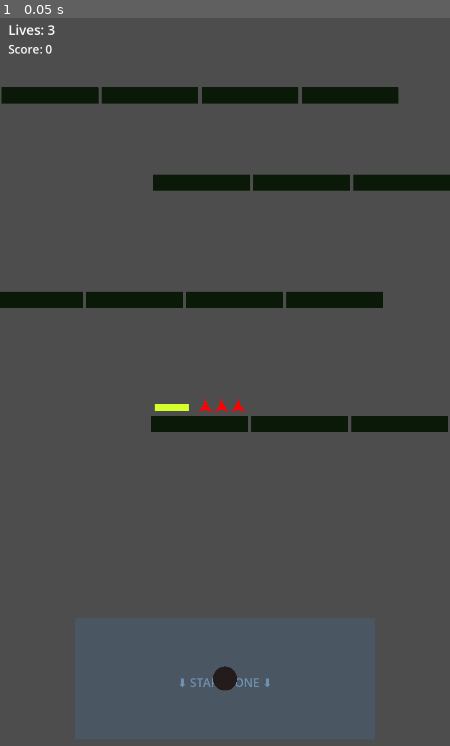
Above: before the commit, frame 1.
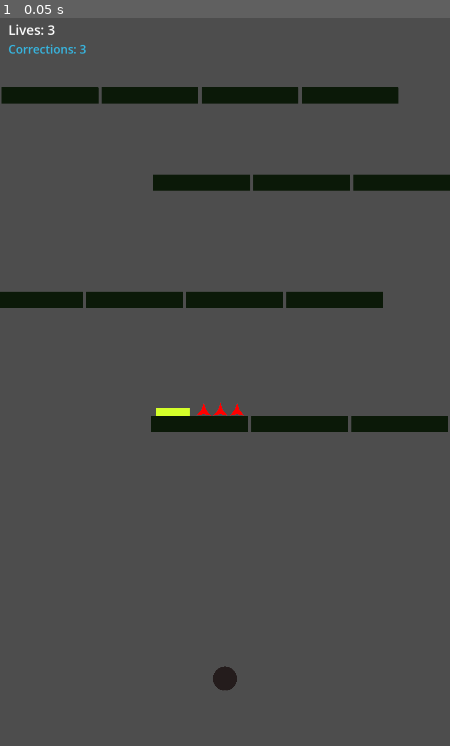
Above: after the commit, the same moment.

Repository: Skifchara/drag-break
Game: Godot game, scene res://level_loader.tscn
Two runs of this game, one before a commit and one after it. Both use one fixed random seed, a clock stepped at 60 frames per second and the inputs below.
Inputs:
- Up to frame 1 (0.05 s): no input

The runs differ from the first frame. In frame 1, 0.4% of the frame differs, in the area x 1-61%, y 3-93%.

Commit message:
modified:   level_data/level_test1.tscn 	modified:   scr/balls_scr/ball_basic.gd 	modified:   scr/game_manager.gd 	modified:   scr/gameplay_ui.gd 	new file:   scr/level_config.gd     new file:   scr/level_config.gd.uid 	modified:   ui_folder/GameplayUI.tscn

Diff:
--- a/level_data/level_test1.tscn
+++ b/level_data/level_test1.tscn
@@ -4,8 +4,9 @@
 [ext_resource type="PackedScene" uid="uid://dn2eklr5bvqxr" path="res://item_data/shoot_start_area.tscn" id="2_3i3q6"]
 [ext_resource type="PackedScene" uid="uid://bo4i6ylu02dor" path="res://item_data/block_basic.tscn" id="3_1a2j4"]
 [ext_resource type="PackedScene" uid="uid://xav8wv34djqc" path="res://item_data/block_jumppad.tscn" id="4_en6v0"]
-[ext_resource type="PackedScene" uid="uid://cy2bhiqggvw2w" path="res://item_data/block_spike.tscn" id="6_3qp52"]
+[ext_resource type="PackedScene" uid="uid://cy2bhiqggvw2w" path="res://item_data/block_spike.tscn" id="5_i7v8c"]
 [ext_resource type="PackedScene" uid="uid://b5t57at2tkiky" path="res://ui_folder/GameplayUI.tscn" id="6_jm3y7"]
+[ext_resource type="Script" uid="uid://b6thgikk6f2uy" path="res://scr/level_config.gd" id="7_4g1m6"]
 
 [sub_resource type="RectangleShape2D" id="RectangleShape2D_yl2qk"]
 size = Vector2(1080, 32)
@@ -13,106 +14,101 @@
 [sub_resource type="RectangleShape2D" id="RectangleShape2D_daqnw"]
 size = Vector2(32, 1920)
 
-[node name="LevelTest1" type="Node2D" unique_id=2055170783]
+[node name="LevelTest1" type="Node2D" unique_id=2117070036]
 
-[node name="WallTop" type="StaticBody2D" parent="." unique_id=35808295]
+[node name="WallTop" type="StaticBody2D" parent="." unique_id=1482859291]
 position = Vector2(540, -16)
 
-[node name="CollisionShape2D" type="CollisionShape2D" parent="WallTop" unique_id=994068144]
+[node name="CollisionShape2D" type="CollisionShape2D" parent="WallTop" unique_id=1278498234]
 shape = SubResource("RectangleShape2D_yl2qk")
 
-[node name="WallBottom" type="StaticBody2D" parent="." unique_id=1644574940]
+[node name="WallBottom" type="StaticBody2D" parent="." unique_id=1561082988]
 position = Vector2(540, 1936)
 
-[node name="CollisionShape2D" type="CollisionShape2D" parent="WallBottom" unique_id=852176754]
+[node name="CollisionShape2D" type="CollisionShape2D" parent="WallBottom" unique_id=846424898]
 shape = SubResource("RectangleShape2D_yl2qk")
 
-[node name="WallLeft" type="StaticBody2D" parent="." unique_id=2105785552]
+[node name="WallLeft" type="StaticBody2D" parent="." unique_id=2096666178]
 position = Vector2(-16, 960)
 
-[node name="CollisionShape2D" type="CollisionShape2D" parent="WallLeft" unique_id=1528300467]
+[node name="CollisionShape2D" type="CollisionShape2D" parent="WallLeft" unique_id=1458820974]
 shape = SubResource("RectangleShape2D_daqnw")
 
-[node name="WallRight" type="StaticBody2D" parent="." unique_id=1521754199]
+[node name="WallRight" type="StaticBody2D" parent="." unique_id=1801280718]
 position = Vector2(1096, 960)
 
-[node name="CollisionShape2D" type="CollisionShape2D" parent="WallRight" unique_id=169568297]
+[node name="CollisionShape2D" type="CollisionShape2D" parent="WallRight" unique_id=1340437651]
 shape = SubResource("RectangleShape2D_daqnw")
 
-[node name="GameplayUI" parent="." unique_id=26747587 instance=ExtResource("6_jm3y7")]
+[node name="GameplayUI" parent="." unique_id=1675524219 instance=ExtResource("6_jm3y7")]
 
-[node name="ShootStartArea" parent="." unique_id=27385822 instance=ExtResource("2_3i3q6")]
+[node name="LevelConfig" type="Node" parent="." unique_id=640889579]
+script = ExtResource("7_4g1m6")
+
+[node name="ShootStartArea" parent="." unique_id=1870936907 instance=ExtResource("2_3i3q6")]
+visible = false
 position = Vector2(540, 1600)
 
-[node name="Ball" parent="." unique_id=594176367 instance=ExtResource("1_8l5bw")]
+[node name="Ball" parent="." unique_id=696044257 instance=ExtResource("1_8l5bw")]
 position = Vector2(540, 1600)
 
-[node name="Blocks" type="Node2D" parent="." unique_id=1372167584]
+[node name="Blocks" type="Node2D" parent="." unique_id=802203900]
 
-[node name="Block_0_0" parent="Blocks" unique_id=444096598 instance=ExtResource("3_1a2j4")]
+[node name="Block_0_0" parent="Blocks" unique_id=1445615757 instance=ExtResource("3_1a2j4")]
 position = Vector2(120, 200)
 
-[node name="Block_0_1" parent="Blocks" unique_id=30135213 instance=ExtResource("3_1a2j4")]
+[node name="Block_0_1" parent="Blocks" unique_id=2113453723 instance=ExtResource("3_1a2j4")]
 position = Vector2(360, 200)
 
-[node name="Block_0_2" parent="Blocks" unique_id=693976126 instance=ExtResource("3_1a2j4")]
+[node name="Block_0_2" parent="Blocks" unique_id=1936338574 instance=ExtResource("3_1a2j4")]
 position = Vector2(600, 200)
 
-[node name="Block_0_3" parent="Blocks" unique_id=1356469060 instance=ExtResource("3_1a2j4")]
+[node name="Block_0_3" parent="Blocks" unique_id=1454291450 instance=ExtResource("3_1a2j4")]
 position = Vector2(840, 200)
 
-[node name="Block_1_0" parent="Blocks" unique_id=266801510 instance=ExtResource("3_1a2j4")]
+[node name="Block_1_0" parent="Blocks" unique_id=399911824 instance=ExtResource("3_1a2j4")]
 position = Vector2(484, 409)
 hit_points = 2
 
-[node name="Block_1_1" parent="Blocks" unique_id=374502546 instance=ExtResource("3_1a2j4")]
+[node name="Block_1_1" parent="Blocks" unique_id=1896189987 instance=ExtResource("3_1a2j4")]
 position = Vector2(724, 409)
 hit_points = 2
 
-[node name="Block_1_2" parent="Blocks" unique_id=698281704 instance=ExtResource("3_1a2j4")]
+[node name="Block_1_2" parent="Blocks" unique_id=381381495 instance=ExtResource("3_1a2j4")]
 position = Vector2(964, 409)
 hit_points = 2
 
-[node name="Block_2_0" parent="Blocks" unique_id=1623347756 instance=ExtResource("3_1a2j4")]
+[node name="Block_2_0" parent="Blocks" unique_id=7323351 instance=ExtResource("3_1a2j4")]
 position = Vector2(83, 691)
 
-[node name="Block_2_1" parent="Blocks" unique_id=1392561298 instance=ExtResource("3_1a2j4")]
+[node name="Block_2_1" parent="Blocks" unique_id=296242400 instance=ExtResource("3_1a2j4")]
 position = Vector2(323, 691)
 
-[node name="Block_2_2" parent="Blocks" unique_id=5214525 instance=ExtResource("3_1a2j4")]
+[node name="Block_2_2" parent="Blocks" unique_id=1877960579 instance=ExtResource("3_1a2j4")]
 position = Vector2(563, 691)
 
-[node name="Block_2_3" parent="Blocks" unique_id=2050608618 instance=ExtResource("3_1a2j4")]
+[node name="Block_2_3" parent="Blocks" unique_id=1234971016 instance=ExtResource("3_1a2j4")]
 position = Vector2(803, 691)
 
-[node name="Block_3_0" parent="Blocks" unique_id=1549084882 instance=ExtResource("3_1a2j4")]
+[node name="Block_3_0" parent="Blocks" unique_id=1893916065 instance=ExtResource("3_1a2j4")]
 position = Vector2(479, 988)
 
-[node name="Block_3_1" parent="Blocks" unique_id=202910921 instance=ExtResource("3_1a2j4")]
+[node name="Block_3_1" parent="Blocks" unique_id=368647697 instance=ExtResource("3_1a2j4")]
 position = Vector2(719, 988)
 
-[node name="Block_3_2" parent="Blocks" unique_id=1910450404 instance=ExtResource("3_1a2j4")]
+[node name="Block_3_2" parent="Blocks" unique_id=66418339 instance=ExtResource("3_1a2j4")]
 position = Vector2(959, 988)
 
-[node name="Blockjumppad" parent="." unique_id=1033457924 instance=ExtResource("4_en6v0")]
-position = Vector2(412, 950)
+[node name="Blockjumppad" parent="." unique_id=519187942 instance=ExtResource("4_en6v0")]
+position = Vector2(415.00003, 960.00006)
 
-[node name="Spikes" type="Node2D" parent="." unique_id=309367392]
+[node name="Spikes" type="Node2D" parent="." unique_id=1144956442]
 
-[node name="Spike_0" parent="Spikes" unique_id=178922222]
-position = Vector2(540, 1300)
+[node name="Spike_0" parent="Spikes" unique_id=2002153164 instance=ExtResource("5_i7v8c")]
+position = Vector2(529, 951)
 
-[node name="Spike_1" parent="Spikes" unique_id=1364424508]
-position = Vector2(300, 1350)
+[node name="Spike_1" parent="Spikes" unique_id=857135398 instance=ExtResource("5_i7v8c")]
+position = Vector2(489, 951)
 
-[node name="Spike_2" parent="Spikes" unique_id=1078210615]
-position = Vector2(780, 1350)
-
-[node name="BlockSpike" parent="." unique_id=478030347 instance=ExtResource("6_3qp52")]
-position = Vector2(493, 941)
-
-[node name="BlockSpike2" parent="." unique_id=1616855464 instance=ExtResource("6_3qp52")]
-position = Vector2(532, 941)
-
-[node name="BlockSpike" parent="BlockSpike2" unique_id=631933781 instance=ExtResource("6_3qp52")]
-position = Vector2(40, 0)
+[node name="Spike_2" parent="Spikes" unique_id=523957575 instance=ExtResource("5_i7v8c")]
+position = Vector2(569, 951)
--- a/scr/balls_scr/ball_basic.gd
+++ b/scr/balls_scr/ball_basic.gd
@@ -44,9 +44,8 @@
 @export_group("Proximity")
 @export var grab_radius: float = 200.0
 
-@export_group("Lives")
+@export_group("Lives & Corrections")
 @export var lives_per_death: int = 1
-@export var score_per_block: int = 10
 
 @export_group("Ball Scale & Physics")
 @export var ball_scale: float = 1.0:
@@ -141,8 +140,9 @@
 
 func _handle_flying_input(event: InputEvent):
 	if event is InputEventMouseButton and event.button_index == MOUSE_BUTTON_LEFT:
-		if event.pressed and _slow_mo_cooldown_timer <= 0.0:
+		if event.pressed and _slow_mo_cooldown_timer <= 0.0 and GameManager.corrections_remaining > 0:
 			var mouse_pos := get_global_mouse_position()
+			GameManager.use_correction()
 			_virtual_drag = not _is_near_ball(mouse_pos)
 			_state = State.SLOWMO
 			Engine.time_scale = slow_mo_scale
@@ -158,7 +158,7 @@
 			_update_trajectory()
 			_simulate_current()
 			queue_redraw()
-		elif event.pressed and _slow_mo_cooldown_timer > 0.0:
+		elif event.pressed and (_slow_mo_cooldown_timer > 0.0 or GameManager.corrections_remaining <= 0):
 			_ring_deny()
 
 
@@ -352,6 +352,7 @@
 	linear_velocity = dir * (force_ratio * launch_power)
 	_slow_mo_cooldown_timer = 0.0
 	_clear_previews()
+	GameManager.refill_corrections()
 	_ring_show_available()
 	queue_redraw()
 
@@ -416,7 +417,6 @@
 		var block = body as StaticBody2D
 		if block and block.has_method("hit"):
 			block.hit()
-			GameManager.add_score(score_per_block)
 
 
 func _on_hit_spike(damage: int = 1):
--- a/scr/game_manager.gd
+++ b/scr/game_manager.gd
@@ -1,26 +1,28 @@
 extends Node
 
 ## Начальное количество жизней
-@export var max_lives: int = 3
-## Текущий счёт
-@export var score: int = 0
+var max_lives: int = 3
+## Сколько раз можно скорректировать траекторию за один запуск
+var max_corrections: int = 3
 
 var lives: int = 3
+var corrections_remaining: int = 3
 
 signal lives_changed(new_lives: int)
-signal score_changed(new_score: int)
+signal corrections_changed(remaining: int)
 signal game_over()
 
 
 func _ready():
-	reset()
+	# Не эмитим — сцены ещё не загружены
+	pass
 
 
 func reset():
 	lives = max_lives
-	score = 0
+	corrections_remaining = max_corrections
 	lives_changed.emit(lives)
-	score_changed.emit(score)
+	corrections_changed.emit(corrections_remaining)
 
 
 func take_damage(amount: int = 1) -> bool:
@@ -34,6 +36,20 @@
 	return false
 
 
-func add_score(points: int):
-	score += points
-	score_changed.emit(score)
+func use_correction() -> bool:
+	if corrections_remaining <= 0:
+		return false
+	corrections_remaining -= 1
+	corrections_changed.emit(corrections_remaining)
+	return true
+
+
+func refill_corrections():
+	corrections_remaining = max_corrections
+	corrections_changed.emit(corrections_remaining)
+
+
+func configure(new_lives: int, new_corrections: int):
+	max_lives = new_lives
+	max_corrections = new_corrections
+	reset()
--- a/scr/gameplay_ui.gd
+++ b/scr/gameplay_ui.gd
@@ -1,27 +1,31 @@
 extends CanvasLayer
 
 @onready var _lives_label: Label = $LivesLabel
-@onready var _score_label: Label = $ScoreLabel
+@onready var _corrections_label: Label = $CorrectionsLabel
 
 
 func _ready():
 	GameManager.lives_changed.connect(_on_lives_changed)
-	GameManager.score_changed.connect(_on_score_changed)
+	GameManager.corrections_changed.connect(_on_corrections_changed)
 	GameManager.game_over.connect(_on_game_over)
 
-	# Изначальное состояние
+	# Синхронизация после подписки — если LevelConfig уже вызвал configure()
+	_sync()
+
+
+func _sync():
 	_lives_label.text = "Lives: %d" % GameManager.lives
-	_score_label.text = "Score: %d" % GameManager.score
+	_corrections_label.text = "Corrections: %d" % GameManager.corrections_remaining
 
 
 func _on_lives_changed(new_lives: int):
 	_lives_label.text = "Lives: %d" % new_lives
 
 
-func _on_score_changed(new_score: int):
-	_score_label.text = "Score: %d" % new_score
+func _on_corrections_changed(remaining: int):
+	_corrections_label.text = "Corrections: %d" % remaining
 
 
 func _on_game_over():
-	# Простая заглушка — можно расширить
 	_lives_label.text = "GAME OVER"
+	_corrections_label.text = ""
--- /dev/null
+++ b/scr/level_config.gd
@@ -0,0 +1,16 @@
+extends Node
+
+## Количество жизней на этом уровне
+@export var level_lives: int = 3
+## Сколько раз можно скорректировать траекторию за один запуск
+@export var level_corrections: int = 3
+
+
+func _ready():
+	# Откладываем, чтобы UI точно успел подписаться
+	call_deferred("_do_configure")
+
+
+func _do_configure():
+	GameManager.configure(level_lives, level_corrections)
+	print("[LEVEL_CONFIG] configured: lives=", level_lives, " corrections=", level_corrections)
--- a/ui_folder/GameplayUI.tscn
+++ b/ui_folder/GameplayUI.tscn
@@ -15,24 +15,13 @@
 theme_override_colors/font_color = Color(1, 1, 1, 1)
 theme_override_font_sizes/font_size = 32
 
-[node name="ScoreLabel" type="Label" parent="."]
+[node name="CorrectionsLabel" type="Label" parent="."]
 offset_left = 20.0
 offset_top = 70.0
-offset_right = 300.0
+offset_right = 400.0
 offset_bottom = 130.0
-text = "Score: 0"
+text = "Corrections: 3"
 horizontal_alignment = 0
 vertical_alignment = 0
-theme_override_colors/font_color = Color(1, 1, 1, 1)
+theme_override_colors/font_color = Color(0.2, 0.8, 1.0, 0.85)
 theme_override_font_sizes/font_size = 28
-
-[node name="CorrectionLabel" type="Label" parent="."]
-offset_left = 20.0
-offset_top = 120.0
-offset_right = 600.0
-offset_bottom = 180.0
-text = ""
-horizontal_alignment = 0
-vertical_alignment = 0
-theme_override_colors/font_color = Color(0.2, 0.8, 1.0, 0.6)
-theme_override_font_sizes/font_size = 24
Not shown, added: scr/level_config.gd.uid
Not shown: 1 places in ui_folder/GameplayUI.tscn that only renumber resources
